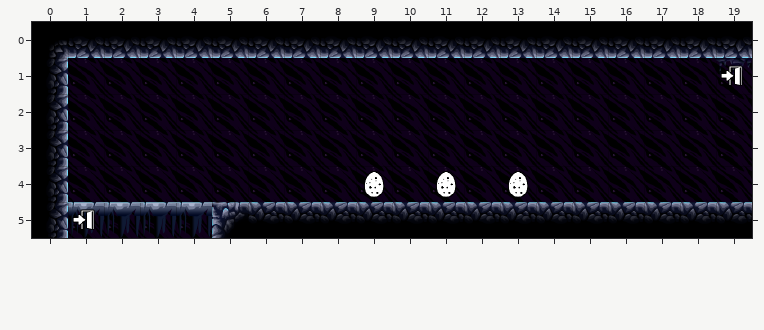
One commit to this Tiled map: Assets/data/levels/room_0101_2.tmx. The picture above is the old version.
Cells are 64x64 px. Shown: x 0..19, y 0..5.
After the commit:
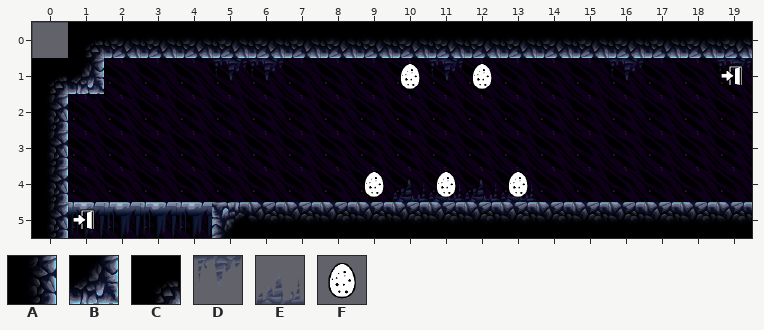
Key: from "tiles": A 2, B 7, C 11, D 17, E 20, F 34.
_ is an empty cell.
Objects are placed by their top-left corner, in cells (3,4 is the top-left corner of cell 3,4); size is 1x1 cell unless given.
From the commit log: 2 door rooms
Change:
Layer "Background":
The author cleared the tile that lay hidden in row 0 at x 0.
Layer "bg2":
The author put tile D in row 1 at x 5 to 6, 11 and 16.
The author put tile E in row 4 at x 10 to 13.
Layer "Level":
The author put tile B in row 1 at x 1.
Tile A becomes tile C in row 1 at x 0.
The author put tile C in row 0 at x 1.
The author cleared tile C in row 0 at x 0.
Layer "spawners":
A new object: F at 10,1.
A new object: F at 12,1.
